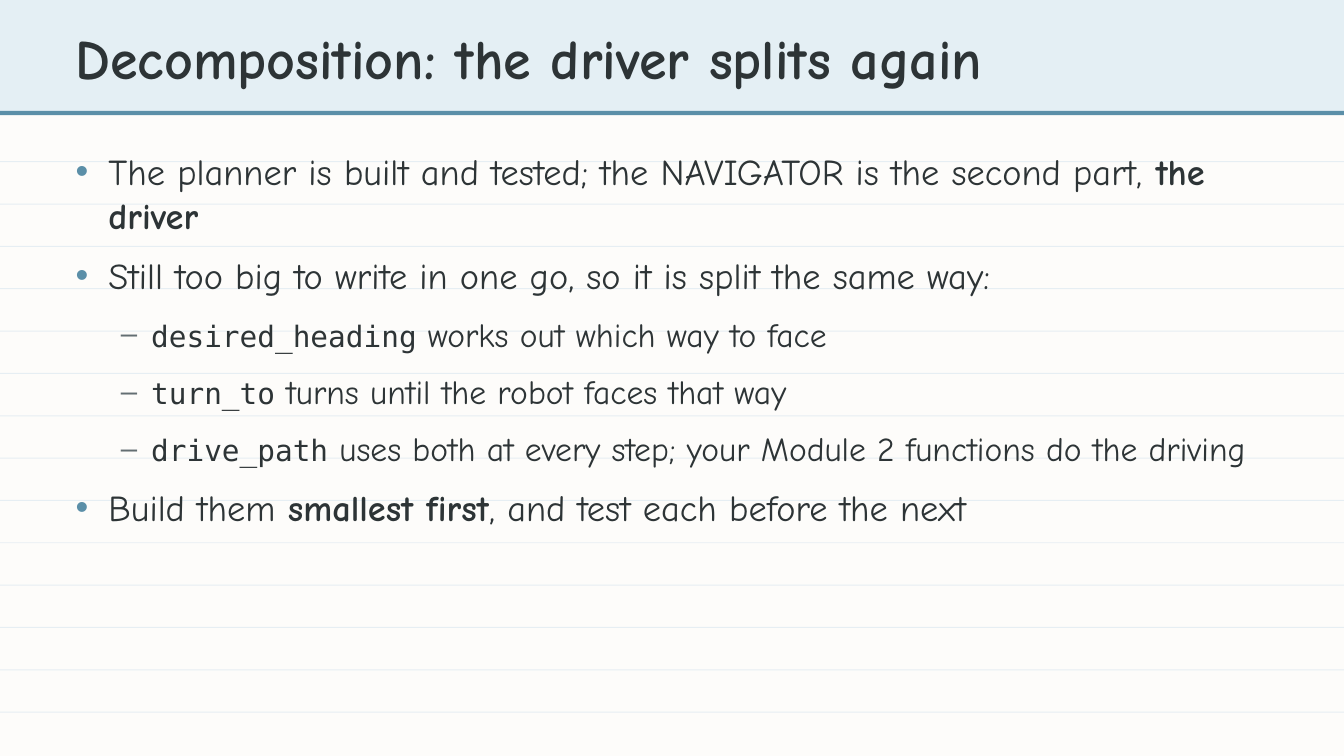
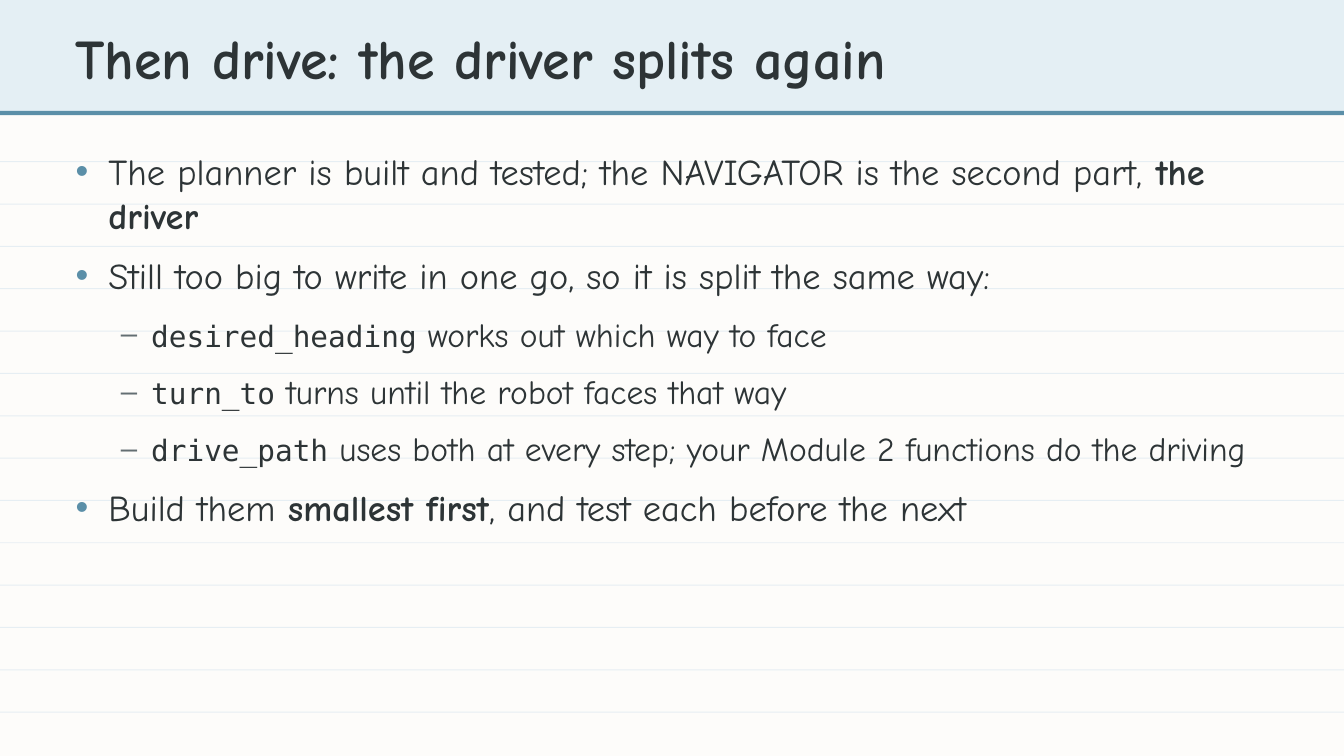
Before and after one commit to bradamiller/LearningPython, a slide deck: slide 12 of static/slides/module-04-manhattan/module-4-lesson-07-the-challenge-of-turning.pptx. Drawn at 1344x756 pixels with LibreOffice and Linux fonts; fonts in the diff are those of the drawing. Boxes give left, top, right and bottom in pixels: in the first picture for what was removed or moved away, otherwise in the second. Text is boxed around its words. In the diff, an @@ line names an element or a change of style, - is before the commit and + after.

```diff
--- a/static/slides/module-04-manhattan/module-4-lesson-07-the-challenge-of-turning.pptx
+++ b/static/slides/module-04-manhattan/module-4-lesson-07-the-challenge-of-turning.pptx
@@ text at bbox=[76, 41, 885, 89]: text changed @@
-Decomposition: the driver splits again
+Then drive: the driver splits again
```
Also in this commit, not shown: 15 other files.
